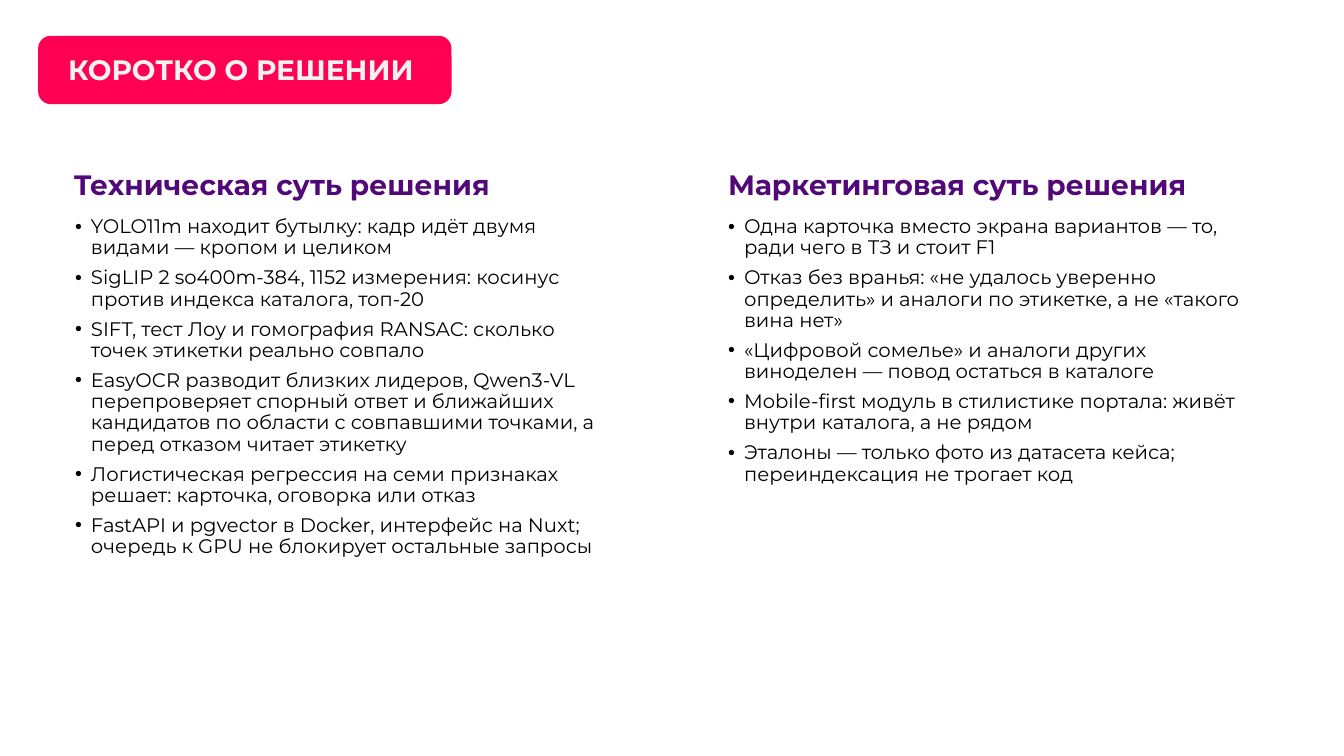
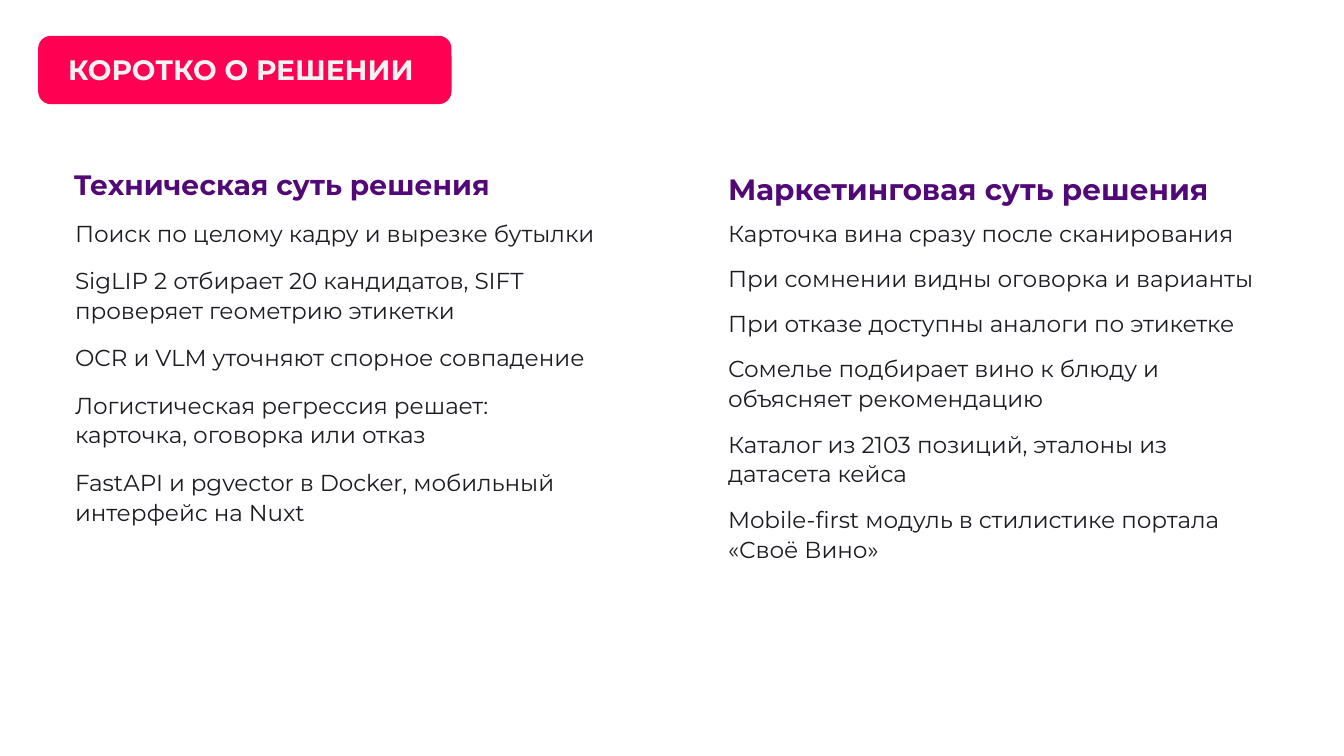
Before and after one commit to AlexGvr/rus_vines, a slide deck: slide 5 of ЛЦТ2026 Сканер российских вин.pptx. Drawn at 1344x756 pixels with LibreOffice and Linux fonts; fonts in the diff are those of the drawing; background and template pictures are left out. Boxes give left, top, right and bottom in pixels: in the first picture for what was removed or moved away, otherwise in the second. Text is boxed around its words. In the diff, an @@ line names an element or a change of style, - is before the commit and + after.

```diff
--- a/ЛЦТ2026 Сканер российских вин.pptx
+++ b/ЛЦТ2026 Сканер российских вин.pptx
@@ text "Маркетинговая суть решения" at [728,179,1209,206]: size 20 to 21 pt, text colour #520977 to #520978; line spacing 1 to 1.08; less space between paragraphs @@
@@ text at [75,224,594,526]: text changed; size 14 to 16.5 pt; text colour #000000 to #1C1D22 @@
-• YOLO11m находит бутылку: кадр идёт двумя видами — кропом и целиком
-• SigLIP 2 so400m-384, 1152 измерения: косинус против индекса каталога, топ-20
-• SIFT, тест Лоу и гомография RANSAC: сколько точек этикетки реально совпало
-• EasyOCR разводит близких лидеров, Qwen3-VL перепроверяет спорный ответ и ближайших кандидатов по области с совпавшими точками, а перед отказом читает этикетку
-• Логистическая регрессия на семи признаках решает: карточка, оговорка или отказ
-• FastAPI и pgvector в Docker, интерфейс на Nuxt; очередь к GPU не блокирует остальные запросы
+Поиск по целому кадру и вырезке бутылки
+SigLIP 2 отбирает 20 кандидатов, SIFT проверяет геометрию этикетки
+OCR и VLM уточняют спорное совпадение
+Логистическая регрессия решает: карточка, оговорка или отказ
+FastAPI и pgvector в Docker, мобильный интерфейс на Nuxt
@@ text at [728,226,1253,558]: text changed; size 14 to 16.5 pt; text colour #000000 to #1C1D22 @@
-• Одна карточка вместо экрана вариантов — то, ради чего в ТЗ и стоит F1
-• Отказ без вранья: «не удалось уверенно определить» и аналоги по этикетке, а не «такого вина нет»
-• «Цифровой сомелье» и аналоги других виноделен — повод остаться в каталоге
-• Mobile-first модуль в стилистике портала: живёт внутри каталога, а не рядом
-• Эталоны — только фото из датасета кейса; переиндексация не трогает код
+Карточка вина сразу после сканирования
+При сомнении видны оговорка и варианты
+При отказе доступны аналоги по этикетке
+Сомелье подбирает вино к блюду и объясняет рекомендацию
+Каталог из 2103 позиций, эталоны из датасета кейса
+Mobile-first модуль в стилистике портала «Своё Вино»
```
Also in this commit, not shown: 9 other slides changed, 7 slides added, 7 slides removed, 3 other files.
